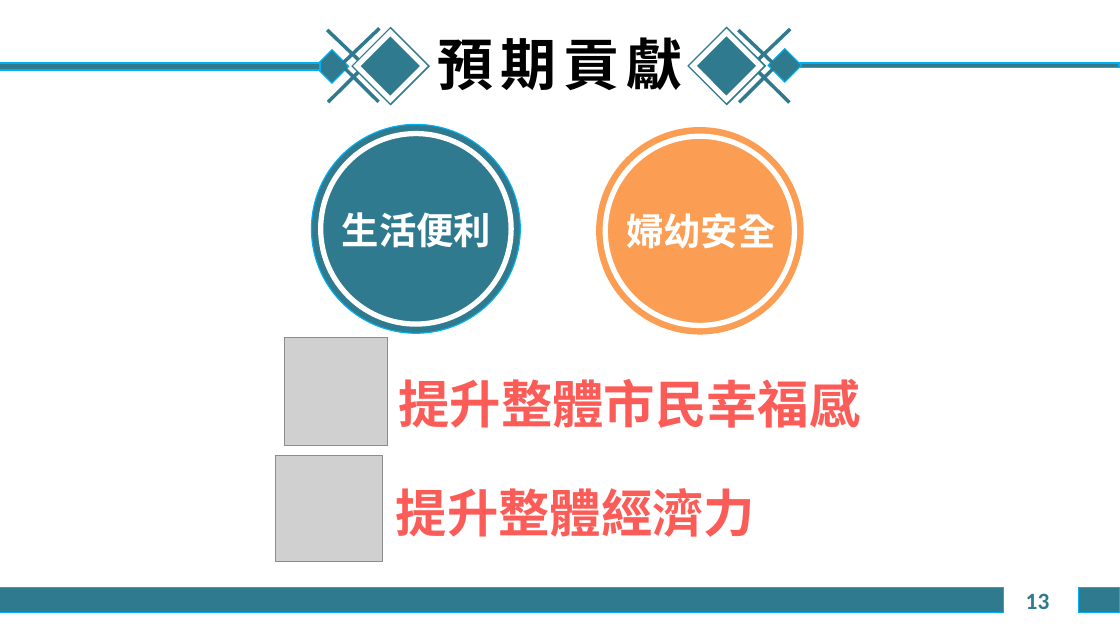
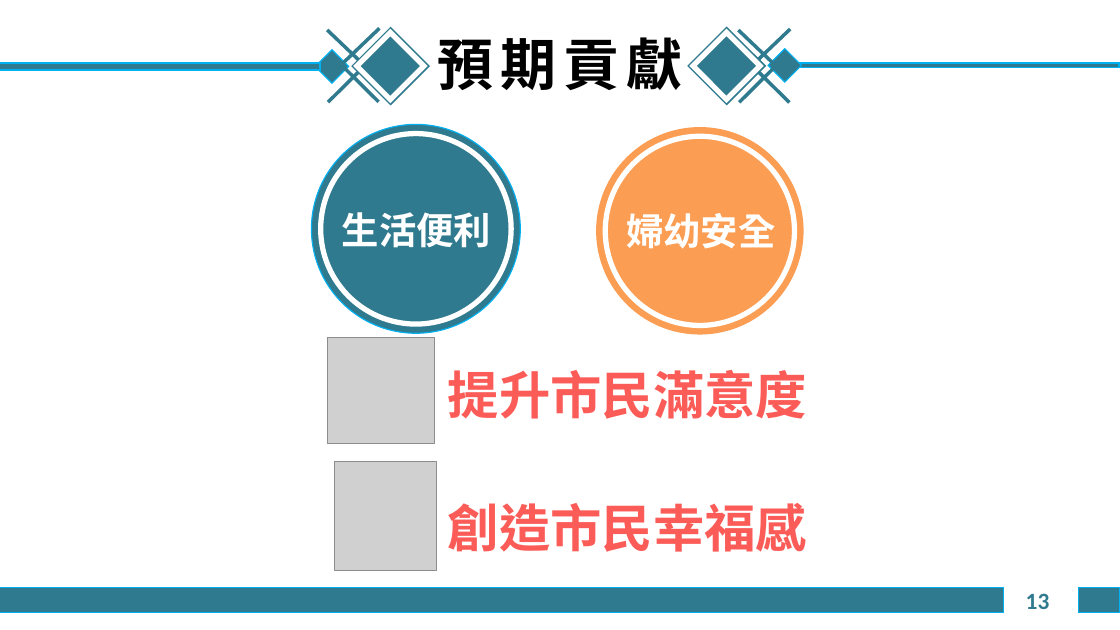
Before and after one commit to explooosion/HsinchuHackathon, a slide deck: slide 13 of 新竹黑克松-生活便利與婦幼安全.pptx. Drawn at 1120x630 pixels with LibreOffice and Linux fonts; fonts in the diff are those of the drawing; grey boxes stand for pictures. Boxes give left, top, right and bottom in pixels: in the first picture for what was removed or moved away, otherwise in the second. Text is boxed around its words. In the diff, an @@ line names an element or a change of style, - is before the commit and + after.

Commit message:
update - ppt

```diff
--- a/新竹黑克松-生活便利與婦幼安全.pptx
+++ b/新竹黑克松-生活便利與婦幼安全.pptx
@@ picture: place and size @@
-picture at (276, 455, 383, 560)
+picture at (328, 338, 435, 443)
@@ text at (448, 370, 807, 419): text changed @@
-提升整體經濟力
+提升市民滿意度
@@ picture: place and size @@
-picture at (285, 338, 387, 446)
+picture at (334, 462, 437, 571)
@@ text at (448, 503, 807, 552): text changed @@
-提升整體市民幸福感
+創造市民幸福感
```
Also in this commit, not shown: 3 other slides changed.
